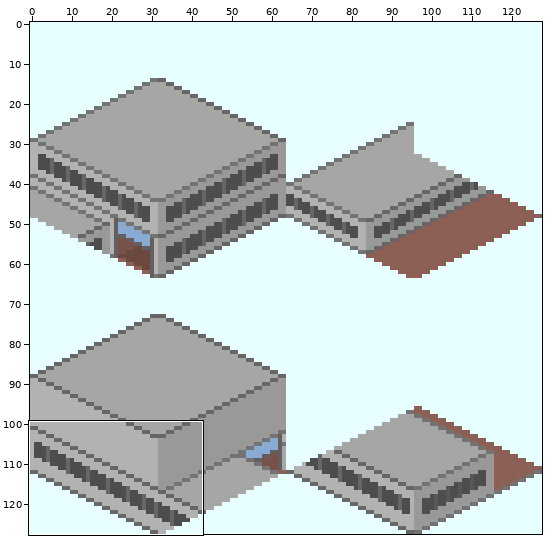
A sprite sheet gets an edit: source/png/Subway_Station_Gateway_H2_Source.png. The picture above shows the old version from afar; the outline marks the close-up.
Close-up. Before the edit:
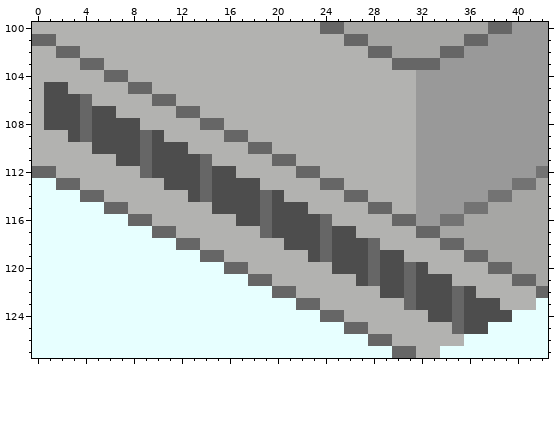
The file is 128x128 pixels. Colours within 5 levels of each other are drawn and written as one. Shown: x 0..42, y 100..127. The commit also changed other parts of the picture, which this record leaves out.
New version:
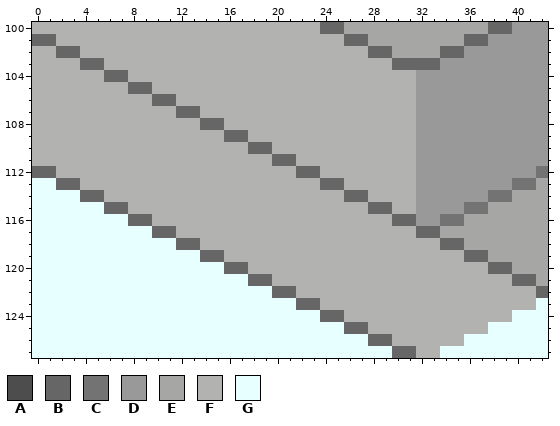
Palette (. is transparent): A #4d4d4d  B #666666  C #737373  D #999999  E #a6a6a4  F #b2b2b0  G #e7ffff
The exact change:
y 105: x 1..2 AA -> FF
y 106: x 1..4 AAAB -> FFFF
y 107: x 1..6 AAABAA -> FFFFFF
y 108: x 1..8 AAABAAAA -> FFFFFFFF
y 109: x 3..10 ABAAAABA -> FFFFFFFF
y 110: x 5..12 AAAABAAA -> FFFFFFFF
y 111: x 7..14 AABAAAAB -> FFFFFFFF
y 112: x 9..16 BAAAABAA -> FFFFFFFF
y 113: x 11..18 AAABAAAA -> FFFFFFFF
y 114: x 13..20 ABAAAABA -> FFFFFFFF
y 115: x 15..22 AAAABAAA -> FFFFFFFF
y 116: x 17..24 AABAAAAB -> FFFFFFFF
y 117: x 19..26 BAAAABAA -> FFFFFFFF
y 118: x 21..28 AAABAAAB -> FFFFFFFF
y 119: x 23..30 ABAAABAA -> FFFFFFFF
y 120: x 25..32 AAABAABA -> FFFFFFFF
y 121: x 27..34 ABAABAAA -> FFFFFFFF
y 122: x 29..36 AABAAABA -> FFFFFFFF
y 123: x 31..38 BAAABAAA -> FFFFFFFF
y 124: x 33..39 AABAAAA -> FFFFFFF
y 125: x 35..37 BAA -> FFF
Pixel boxes of the changes (left, top, right, bottom) in both close-ups:
changed: (44, 82, 512, 334)
